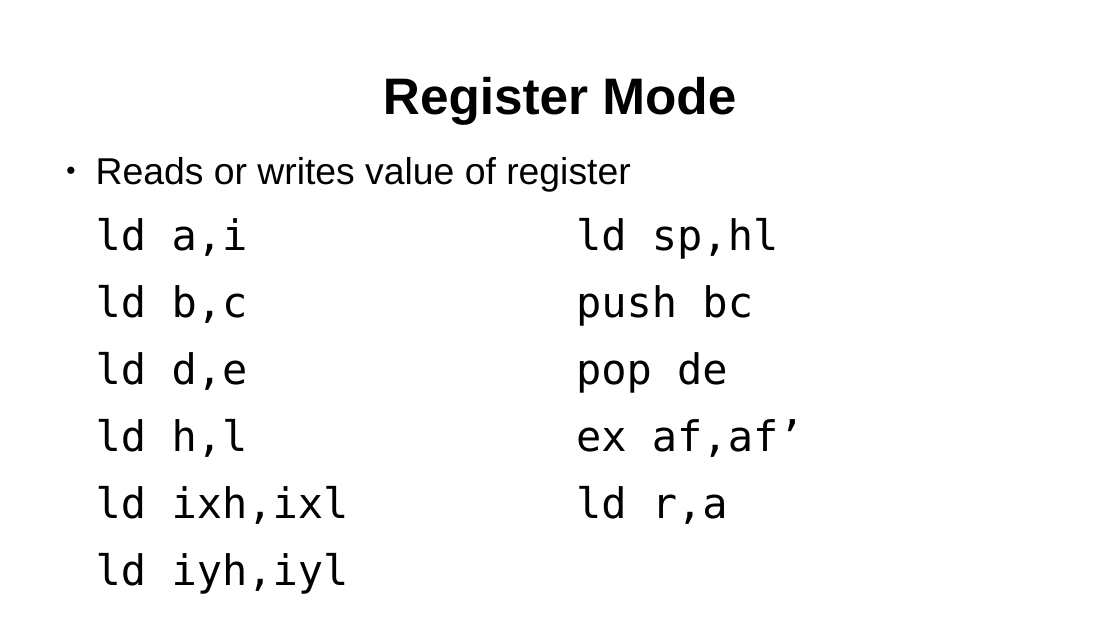
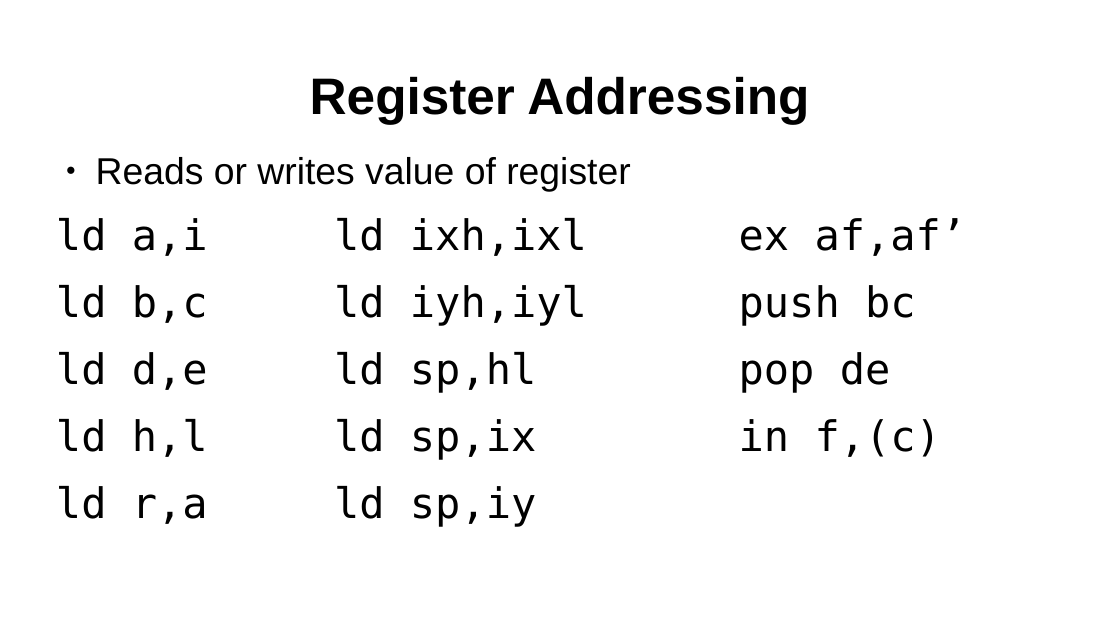
Before and after one commit to SlithyMatt/zxs-assembly-tutorial, a slide deck: slide 6 of Lesson2/Lesson2.odp (slide 5 before the commit). Drawn at 1120x630 pixels with LibreOffice and Linux fonts; fonts in the diff are those of the drawing. Boxes give left, top, right and bottom in pixels: in the first picture for what was removed or moved away, otherwise in the second. Text is boxed around its words. In the diff, an @@ line names an element or a change of style, - is before the commit and + after.

```diff
--- a/Lesson2/Lesson2.odp
+++ b/Lesson2/Lesson2.odp
@@ title at (310, 76, 809, 125): text changed @@
-Register Mode
+Register Addressing
@@ text at (56, 218, 967, 527): text changed @@
-ld a,i ld sp,hl
-ld b,c push bc
-ld d,e pop de
-ld h,l ex af,af’
-ld ixh,ixl ld r,a
-ld iyh,iyl
+ld a,i ld ixh,ixl ex af,af’
+ld b,c ld iyh,iyl push bc
+ld d,e ld sp,hl pop de
+ld h,l ld sp,ix in f,(c)
+ld r,a ld sp,iy
```
Also in this commit, not shown: 1 other slide changed, 13 slides added.
